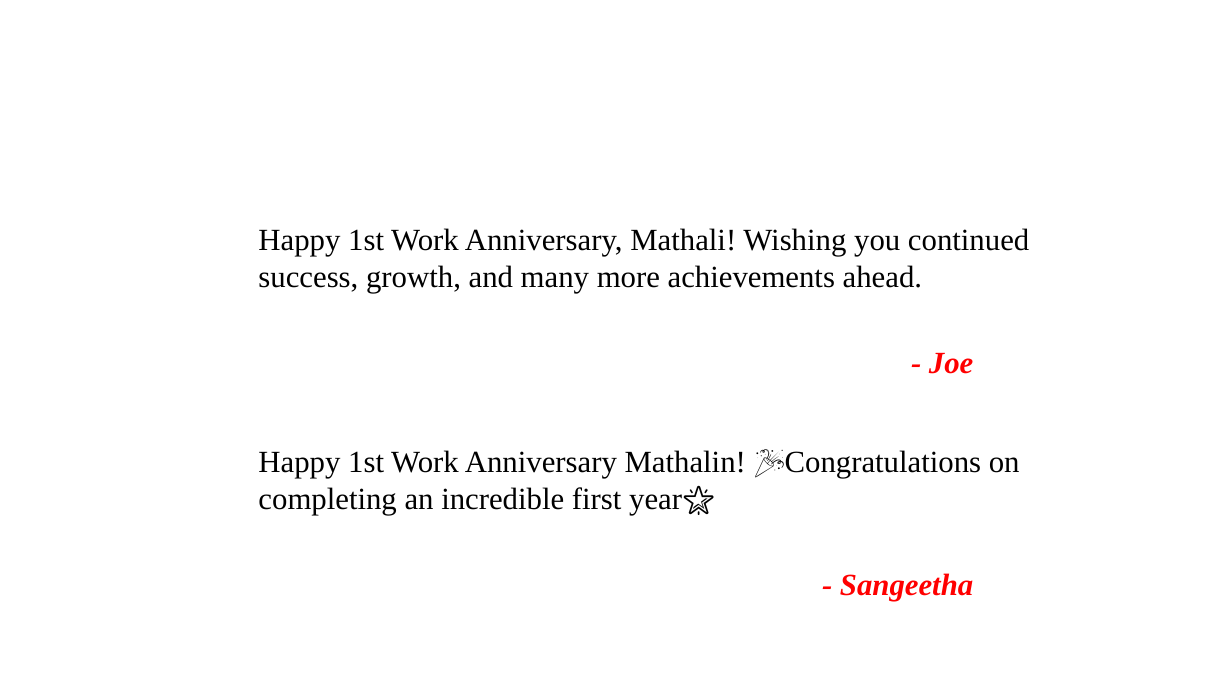
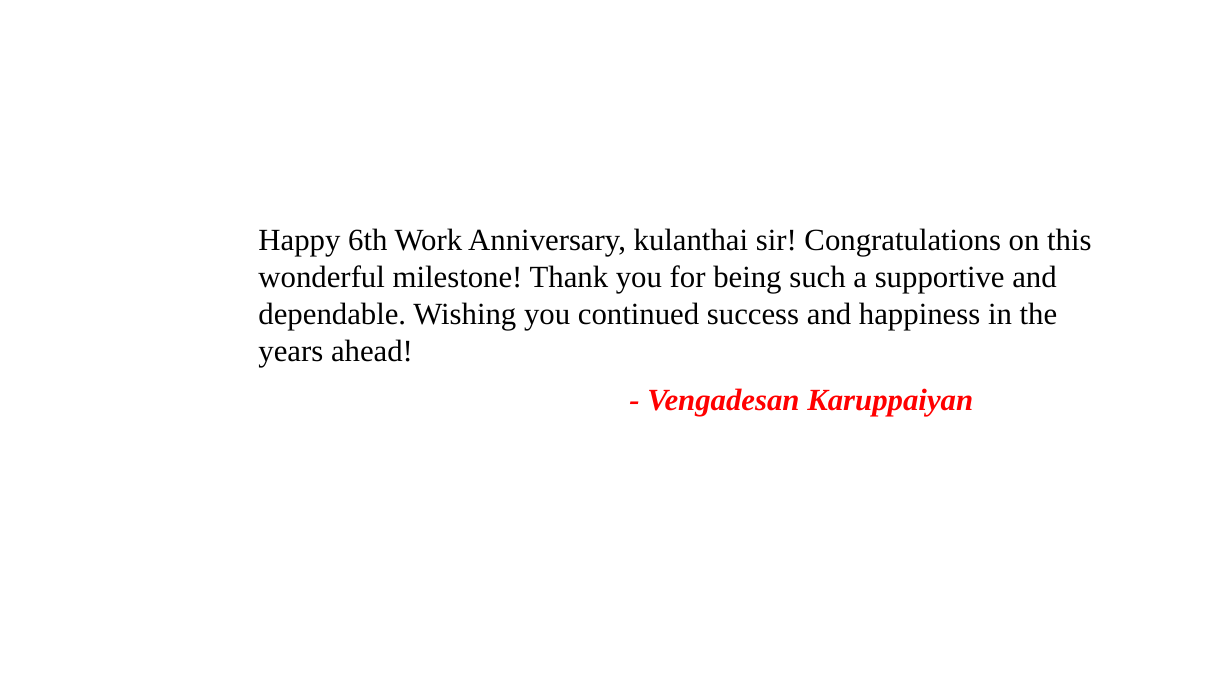
Before and after one commit to Joedharsic07/entrans-hr-hub-fullstack, a slide deck: slide 6 of entrans-hr-hub-backend/myproject/media/Final_Anniversary_Presentation.pptx. Drawn at 1232x693 pixels with LibreOffice and Linux fonts; fonts in the diff are those of the drawing; background and template pictures are left out. Boxes give left, top, right and bottom in pixels: in the first picture for what was removed or moved away, otherwise in the second. Text is boxed around its words. In the diff, an @@ line names an element or a change of style, - is before the commit and + after.

```diff
--- a/entrans-hr-hub-backend/myproject/media/Final_Anniversary_Presentation.pptx
+++ b/entrans-hr-hub-backend/myproject/media/Final_Anniversary_Presentation.pptx
@@ text at (258,228,1091,367): text changed @@
-Happy 1st Work Anniversary, Mathali! Wishing you continued success, growth, and many more achievements ahead.
+Happy 6th Work Anniversary, kulanthai sir! Congratulations on this wonderful milestone! Thank you for being such a supportive and dependable. Wishing you continued success and happiness in the years ahead!
@@ text at (647,388,973,416): text changed @@
-- Joe
+- Vengadesan Karuppaiyan
@@ text removed at (258,450,1020,515) @@
-Happy 1st Work Anniversary Mathalin! 🎉Congratulations on completing an incredible first year🌟
@@ text removed at (840,573,973,601) @@
-- Sangeetha
```
Also in this commit, not shown: 8 other slides changed, 2 slides added, 2 slides removed, 28 other files.
